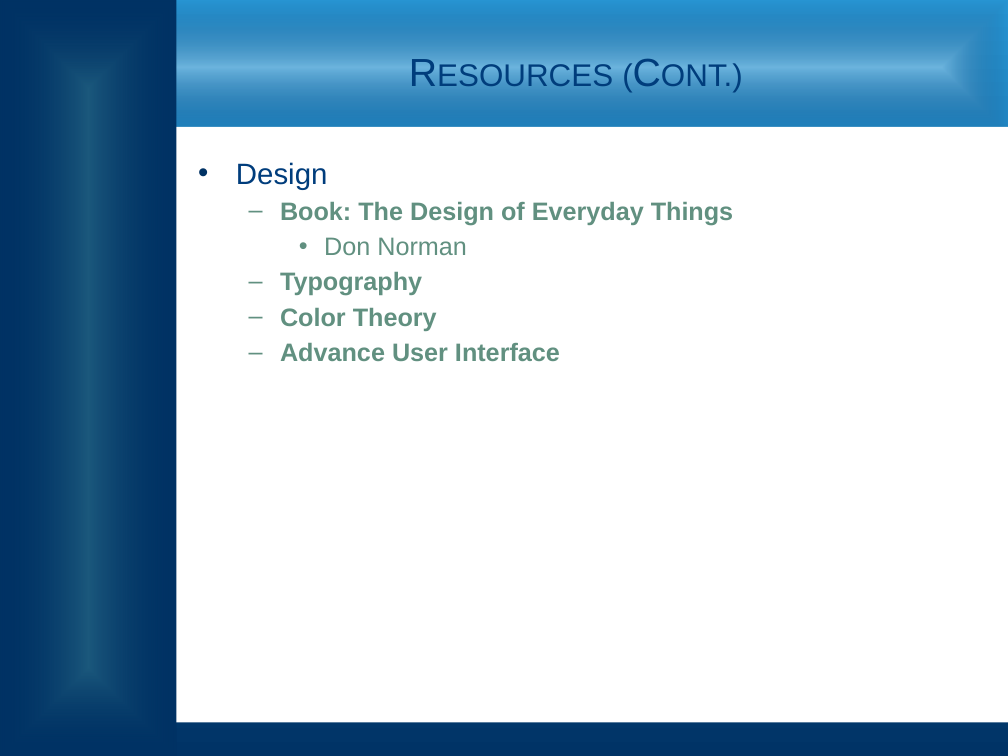
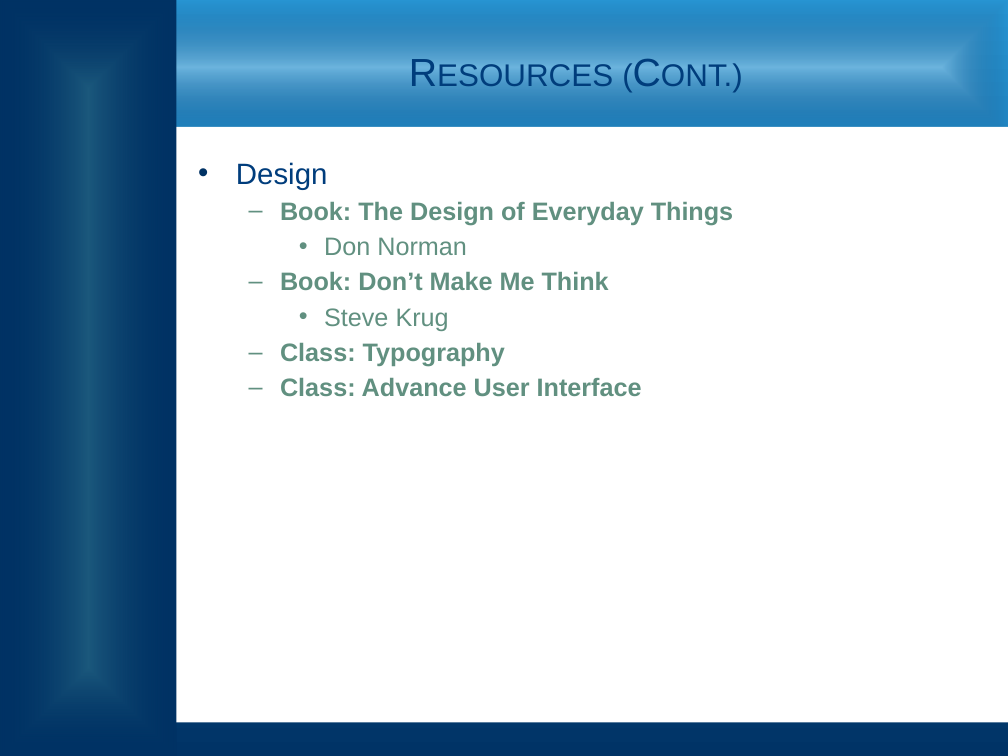
Before and after one commit to zithrandmir/sparkle, a slide deck: slide 5 of Extended Campuses/EC CSS HTML Presentation.pptx. Drawn at 1008x756 pixels with LibreOffice and Linux fonts; fonts in the diff are those of the drawing; background and template pictures are left out. Boxes give left, top, right and bottom in pixels: in the first picture for what was removed or moved away, otherwise in the second. Text is boxed around its words. In the diff, an @@ line names an element or a change of style, - is before the commit and + after.

```diff
--- a/Extended Campuses/EC CSS HTML Presentation.pptx
+++ b/Extended Campuses/EC CSS HTML Presentation.pptx
@@ text at bbox=[280, 272, 609, 396]: text changed @@
-  – Typography
-  – Color Theory
-  – Advance User Interface
+  – Book: Don’t Make Me Think
+    • Steve Krug
+  – Class: Typography
+  – Class: Advance User Interface
```
Also in this commit, not shown: 1 other slide changed, 3 slides added, 1 slide removed.
